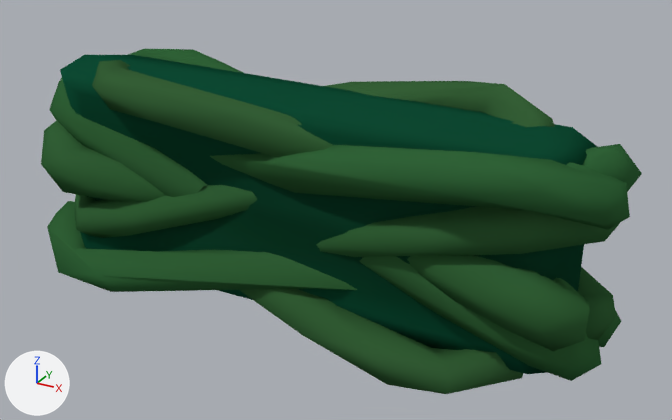
Two versions of the Blender file Source Assets/Plant Wall.blend, one commit apart.
Camera for both pictures: a 50 mm lens placed at (3.94, -6.58, 4.23), pointed at (0.27, 0.07, 0.9). The lights are fixed; the arrows at lower left show +X, +Y and +Z.
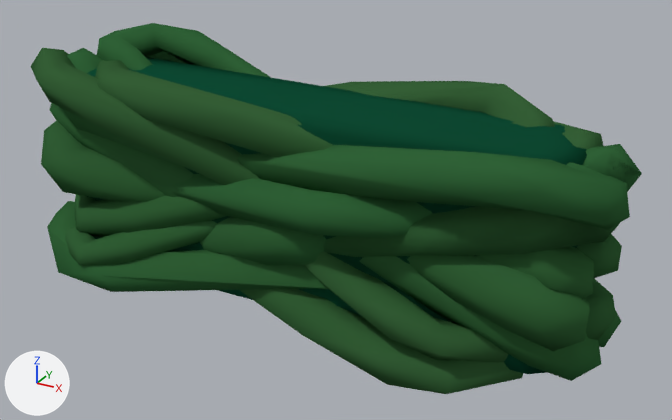
Location of each change, [x1, y1, x2, y2] in pixels of the pictures (672 x 420 px):
'Cube', reshaped (8% taller): before [41, 49, 642, 394]; after [31, 23, 642, 394]
part 1 of me_cube_001, added (green): after [577, 234, 622, 279]
part 2 of me_cube_001, added (green): after [553, 121, 603, 149]
part 3 of me_cube_001, added (green): after [324, 207, 620, 257]
part 4 of me_cube_001, added (green): after [31, 48, 260, 185]
part 5 of me_cube_001, added (green): after [200, 217, 326, 265]
part 6 of me_cube_001, added: after [587, 155, 642, 192]
part 7 of me_cube_001, added (green): after [477, 246, 594, 299]
part 8 of me_cube_001, added (green): after [65, 220, 217, 266]
part 9 of me_cube_001, added (green): after [304, 252, 508, 362]
part 10 of me_cube_001, added (green): after [173, 174, 432, 238]
part 11 of me_cube_001, added (green): after [62, 48, 184, 167]
part 12 of me_cube_001, added (green): after [97, 23, 270, 77]

The change, as a list of edits to the scene's bpy script:
```text
Change me_cube_001:
    used by ob_cube; location = (0.0, 0.0, 0.0); scale = (2.5, 0.472, 1.0)
    remove me_cube_001.from_pydata(...)  # 822 vertices, 1231 faces; spans x -1.12..1.14, y -1.93..1.93, z -0.22..2.11
    add me_cube_001.from_pydata(...)  # 1434 vertices, 2105 faces; spans x -1.12..1.14, y -1.93..1.93, z -0.22..2.25
    me_cube_001 part 1: the loose piece of 31 vertices spanning x 0.24..1.05, y -0.31..1.7, z 0.63..1.48 is copied, and the copy is multiplied about its middle by the matrix ((0.711, 0.048, -0.024), (-1.336, 0.712, 0.136), (0.195, -0.019, 0.753)), then moved by (0.16, -0.3, -0.2); it spans x 0.5..1.1, y -0.38..0.96, z 0.48..1.22
    me_cube_001 part 2: the loose piece of 36 vertices spanning x -0.68..0.85, y -0.34..1.65, z 1.1..2.11 is copied, and the copy is multiplied about its middle by the matrix ((0.995, 0.016, -0.022), (-0.287, 0.914, 0.854), (0.213, -0.188, 0.914)), then moved by (0.16, 0.02, -0.26); it spans x -0.51..1.01, y -0.47..1.81, z 0.8..1.95
    me_cube_001 part 3: the loose piece of 35 vertices spanning x -1.09..0.39, y -0.79..1.48, z 0.32..1.62 is copied, and the copy is turned -180 degrees about the z axis through the mesh origin; it spans x -0.39..1.09, y -1.48..0.79, z 0.32..1.62
    me_cube_001 part 4: the loose piece of 36 vertices spanning x -0.85..0.68, y -1.65..0.34, z 1.1..2.11 is copied, and the copy is multiplied about its middle by the matrix ((0.98, -0.013, 0.075), (0.333, 0.997, 0.101), (-0.479, -0.016, 0.981)), then moved by (-0.26, -0.15, -0.25); it spans x -1.08..0.39, y -1.89..0.07, z 0.52..2.13
    me_cube_001 part 5: the loose piece of 32 vertices spanning x 0.31..1.1, y -1.3..0.48, z 0.0..1.08 is copied, and the copy is multiplied about its middle by the matrix ((0.754, 0.055, -0.235), (-1.329, 0.956, 0.324), (1.521, 0.015, 0.794)), then moved by (-0.88, -0.01, 0.05); it spans x -0.56..0.22, y -1.55..0.44, z 0.15..1.09
    me_cube_001 part 6: the loose piece of 32 vertices spanning x 0.31..1.1, y -1.3..0.48, z 0.0..1.08 is copied, and the copy is turned 180 degrees about the x axis through its middle, then moved by (0.02, 0.82, 0.81); it spans x 0.33..1.13, y -0.48..1.3, z 0.81..1.89
    me_cube_001 part 7: the loose piece of 31 vertices spanning x 0.26..1.07, y -1.7..0.31, z 0.41..1.26 is copied, and the copy is multiplied about its middle by the matrix ((0.876, -0.003, -0.04), (0.068, 0.88, -0.099), (0.25, 0.021, 0.875)), then moved by (0.03, 0.27, 0.18); it spans x 0.34..1.06, y -1.28..0.42, z 0.72..1.33
    me_cube_001 part 8: the loose piece of 35 vertices spanning x -1.07..0.41, y -1.48..0.79, z 0.28..1.57 is copied, and the copy is multiplied about its middle by the matrix ((0.716, -0.033, -0.001), (0.935, 0.716, -0.023), (0.014, 0.005, 0.738)), then moved by (-0.1, -0.33, -0.31); it spans x -0.97..0.11, y -1.89..0.43, z 0.13..1.1
    me_cube_001 part 9: the loose piece of 36 vertices spanning x -0.66..0.88, y -1.65..0.34, z -0.22..0.79 is copied, and the copy is multiplied about its middle by the matrix ((0.842, 0.006, 0.062), (-0.335, 0.839, 0.35), (-0.367, -0.082, 0.827)), then moved by (0.1, 0.08, 0.44); it spans x -0.43..0.84, y -1.67..0.33, z 0.09..1.36
    me_cube_001 part 10: the loose piece of 36 vertices spanning x -0.35..1.14, y -1.93..0.32, z 1.23..1.97 is copied, and the copy is multiplied about its middle by the matrix ((0.999, -0.007, 0.008), (0.233, 0.936, -0.739), (-0.012, 0.165, 0.937)), then moved by (-0.49, 0.14, -0.42); it spans x -0.84..0.65, y -1.75..0.41, z 0.83..1.49
    me_cube_001 part 11: the loose piece of 32 vertices spanning x -1.08..-0.28, y -1.3..0.48, z 0.81..1.89 is copied, and the copy is multiplied about its middle by the matrix ((0.984, -0.034, -0.001), (0.977, 0.983, 0.03), (0.003, -0.007, 1.0)), then moved by (0.06, -0.02, 0.2); it spans x -1.02..-0.22, y -1.39..0.27, z 1.0..2.08
    me_cube_001 part 12: a new loose piece of 36 vertices spanning x -0.96..0.25, y -0.42..1.57, z 1.27..2.25, in mat_env_shared (picture img_gradient_general_png_001)
```
